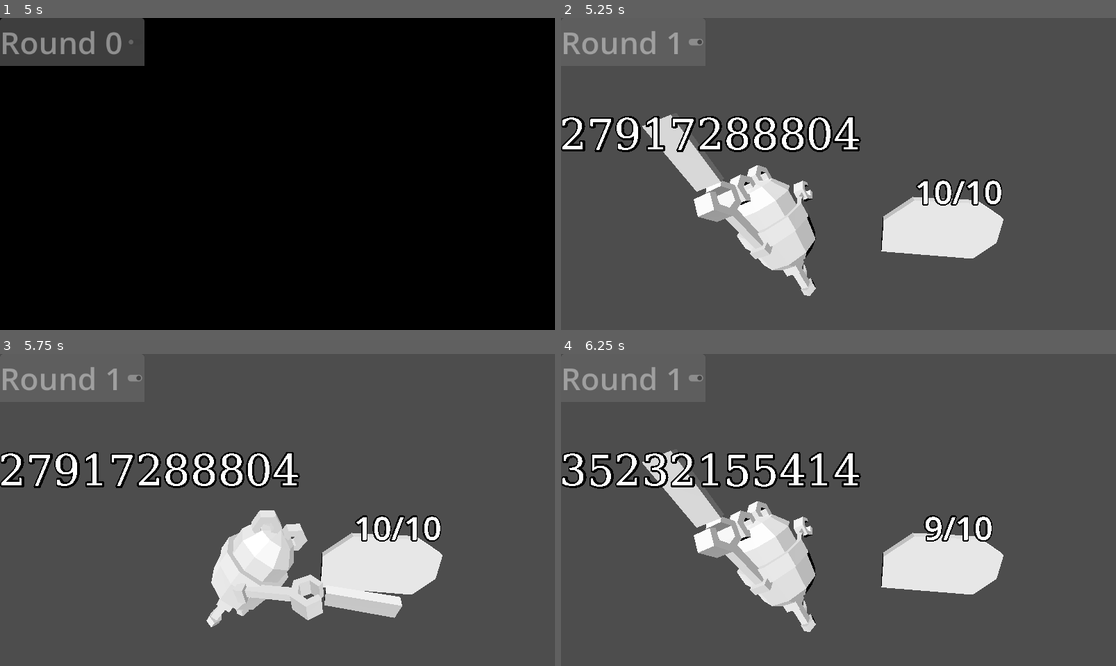
Above: before the commit, frames 1-4 (two rows, left to right).
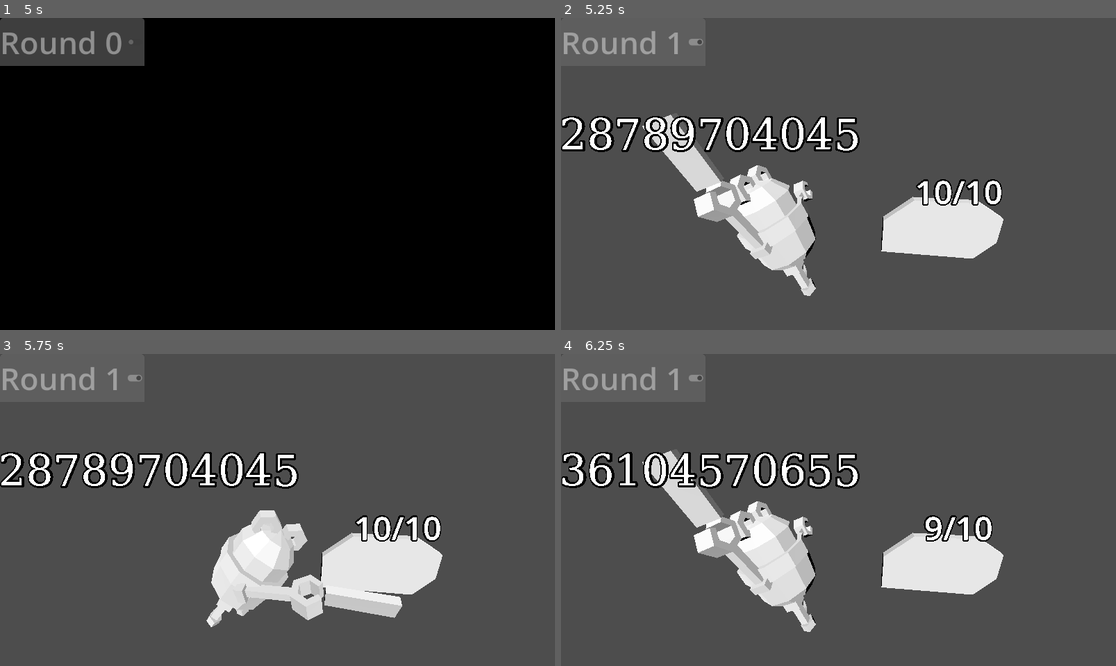
Above: after the commit, the same moments.

Repository: iomeanslife/stream_game_thing
Game: Godot game, scene res://Main.tscn
Same seed, same stepped clock (60 frames per second), same inputs: the game is played once before the commit and once after it.
Inputs (mouse positions are in pixels of both pictures, inside the frame that each line leads up to):
- Up to frame 1 (5 s): click (133, 42) at 0.5 s; click (133, 42) at 1.25 s; click (133, 42) at 2 s; move the mouse to (399, 158) at 2.77 s; tap Enter at 3.5 s; move the mouse to (166, 189) at 3.52 s; tap Space at 4.25 s; move the mouse to (333, 105) at 4.27 s
- Up to frame 2 (5.25 s): tap Enter at 5 s; move the mouse to (810, 236) at 5.02 s
- Up to frame 3 (5.75 s): no input
- Up to frame 4 (6.25 s): move the mouse to (1005, 556) at 5.77 s

Frame 1 is identical in both runs. In frame 2, 2.9% of the frame differs, in the area x 5-55%, y 31-44%; in frame 3, 2.9%; in frame 4, 2.9%.

Commit message:
web stuff start

Diff:
--- a/Main.gd
+++ b/Main.gd
@@ -21,7 +21,6 @@
 	DisplayServer.window_set_flag(DisplayServer.WINDOW_FLAG_TRANSPARENT,false)
 	get_tree().get_root().set_transparent_background(false)
 	hBoxContainer.modulate.a = 0.5
-	timer.process_callback
 
 	# TODO: fill viewer from twitch api, only followers.
 	for n in 20:
@@ -48,7 +47,6 @@
 	else:
 		timer.start()
 
-
 func start_battle():
 	if currentViewerIndex < viewers.size():
 		viewers[currentViewerIndex].visible = false
@@ -73,7 +71,6 @@
 	if timer.is_stopped():
 		timer.start()
 
-
 func _on_check_button_toggled(button_pressed):
 	showStuff = button_pressed
 	DisplayServer.window_set_flag(DisplayServer.WINDOW_FLAG_TRANSPARENT,!showStuff)
@@ -81,7 +78,6 @@
 
 func _on_button_pressed():
 	start_battle()
-
 
 func _on_h_box_container_mouse_entered():
 	hBoxContainer.modulate.a = 1
--- a/Main.tscn
+++ b/Main.tscn
@@ -1,8 +1,9 @@
-[gd_scene load_steps=10 format=3 uid="uid://cc84icb5usx00"]
+[gd_scene load_steps=11 format=3 uid="uid://cc84icb5usx00"]
 
 [ext_resource type="Script" path="res://Main.gd" id="1_g2pg7"]
 [ext_resource type="PackedScene" uid="uid://bvvuekqxksrka" path="res://enemy_scene.tscn" id="2_tw8e5"]
 [ext_resource type="PackedScene" uid="uid://cegpyaaeeadh7" path="res://astro_egg_scene.tscn" id="3_3c0gv"]
+[ext_resource type="Script" path="res://WebStuff.gd" id="4_dp571"]
 
 [sub_resource type="BoxMesh" id="BoxMesh_txutx"]
 
@@ -21,6 +22,9 @@
 script = ExtResource("1_g2pg7")
 enemyScene = ExtResource("2_tw8e5")
 astroEggScene = ExtResource("3_3c0gv")
+
+[node name="WebStuff" type="Node" parent="."]
+script = ExtResource("4_dp571")
 
 [node name="AstroEggLocation" type="Node3D" parent="."]
 
--- /dev/null
+++ b/WebStuff.gd
@@ -0,0 +1,35 @@
+extends Node
+
+@export var websocket_url = "wss://eventsub.wss.twitch.tv/ws"
+
+var socket = WebSocketPeer.new()
+
+
+
+# Called when the node enters the scene tree for the first time.
+func _ready():
+	var err = socket.connect_to_url(websocket_url)
+	if !err == OK:
+		print("unable to connect")
+		set_process(false)
+	else:
+		await get_tree().create_timer(2).timeout
+
+	socket.send_text("text")
+
+# Called every frame. 'delta' is the elapsed time since the previous frame.
+func _process(delta):
+	socket.poll()
+	var state = socket.get_ready_state()
+
+	match state:
+		WebSocketPeer.STATE_OPEN:
+			while socket.get_available_packet_count():
+				print("got data from server: ",socket.get_packet().get_string_from_utf8())
+			pass
+		WebSocketPeer.STATE_CLOSING:
+			pass
+		WebSocketPeer.STATE_CLOSED:
+			var code = socket.get_close_code()
+			print("WebSocket closed with code: %d. Clean: %s" % [code, code != -1])
+			set_process(false) # Stop processing.
